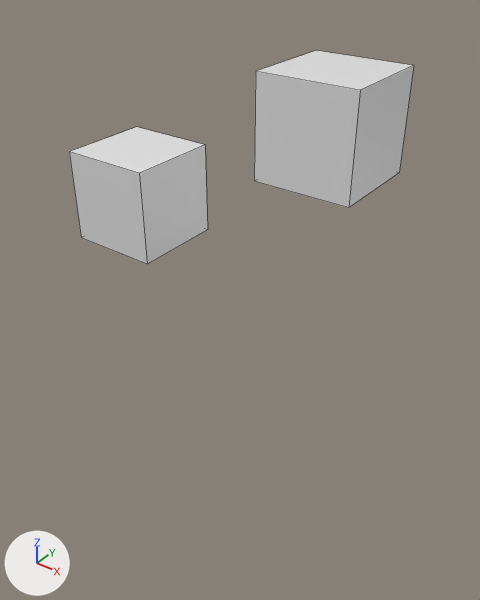
What one commit did to the Blender file Blender Files/IterateModel Development - b2.8 v1.0.blend.
The view is the same before and after, from a 50 mm lens placed at (9.78, -9.56, 5.82), pointed at (3.63, -1.29, -0.74). The lights are fixed; the arrows at lower left show +X, +Y and +Z. Mesh edges are drawn as thin lines.

Script lines for the objects in view, before the commit:
```python
me_cube = bpy.data.meshes.new('Cube')
me_cube.from_pydata(...)  # a box spanning x -1.0..1.0, y -1.0..1.0, z -1.0..1.0
me_cube.materials.append(mat_material)  # white #e7e7e7
ob_cube = bpy.data.objects.new('Cube', me_cube)
ob_cube.location = (0.0, 0.0, 0.0)
ob_cube_002 = bpy.data.objects.new('Cube.002', me_cube)
ob_cube_002.location = (4.0, 1.0, 2.0)
```
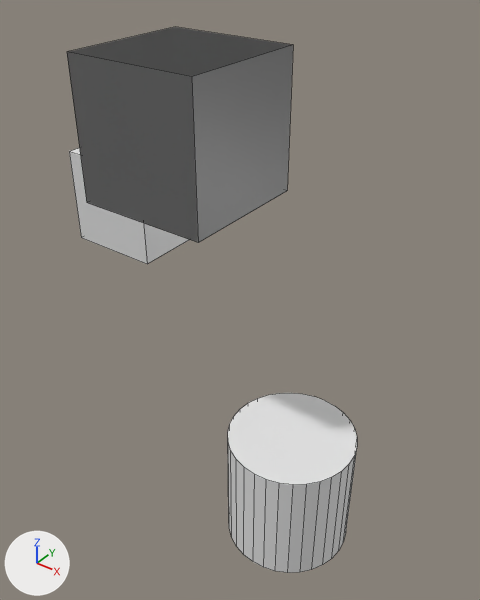
Where the change shows, as pixel boxes [x1, y1, x2, y2] in the pictures (480 x 600 px):
'Cube.005', added
    after: [67, 27, 293, 243]
'Cube.002', moved (not visible afterwards)
    before: [254, 50, 414, 208]
'Cylinder', added
    after: [228, 393, 357, 573]
'Cube', unchanged, covered by the edit
    before: [69, 127, 208, 264]
    after: [69, 148, 189, 264]

Patch to the scene script:
```diff
--- a/Blender Files/IterateModel Development - b2.8 v1.0.blend.py
+++ b/Blender Files/IterateModel Development - b2.8 v1.0.blend.py
@@ me_cylinder @@
+me_cylinder.from_pydata(...)  # a 32-sided cylinder along z spanning x -1.0..1.0, y -1.0..1.0, z -1.0..1.0
@@ ob_cube_002 @@
 ob_cube_002 = bpy.data.objects.new('Cube.002', me_cube)
-ob_cube_002.location = (4.0, 1.0, 2.0)
+ob_cube_002.location = (4.0, -3.0, 3.0)
@@ ob_cube_005 @@
+ob_cube_005 = bpy.data.objects.new('Cube.005', me_cube.copy())  # the mesh of ob_cube_002
+ob_cube_005.location = (4.0, -3.0, 3.0)
@@ ob_cylinder @@
+ob_cylinder = bpy.data.objects.new('Cylinder', me_cylinder)
+ob_cylinder.location = (5.9, -3.0, -2.48)
```
